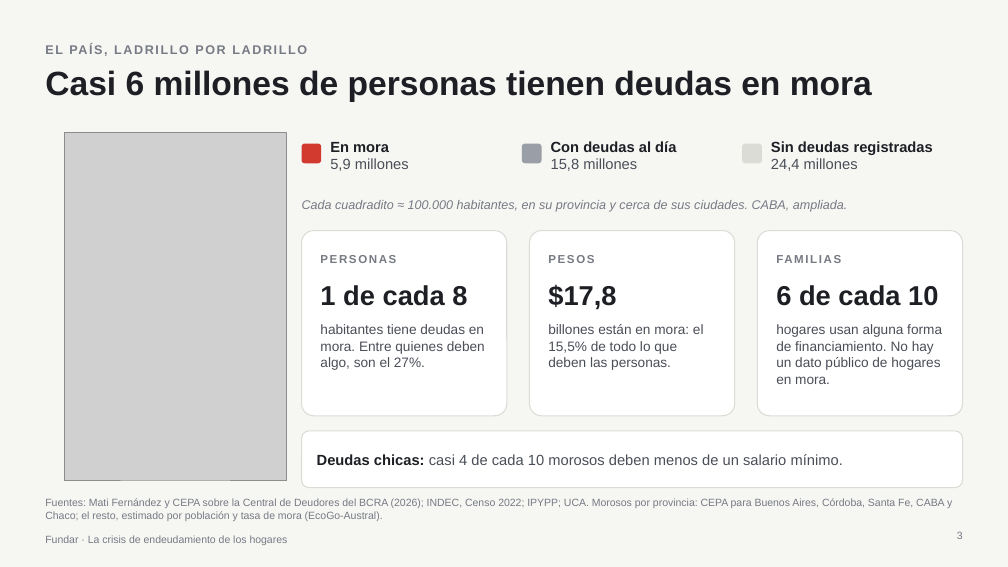
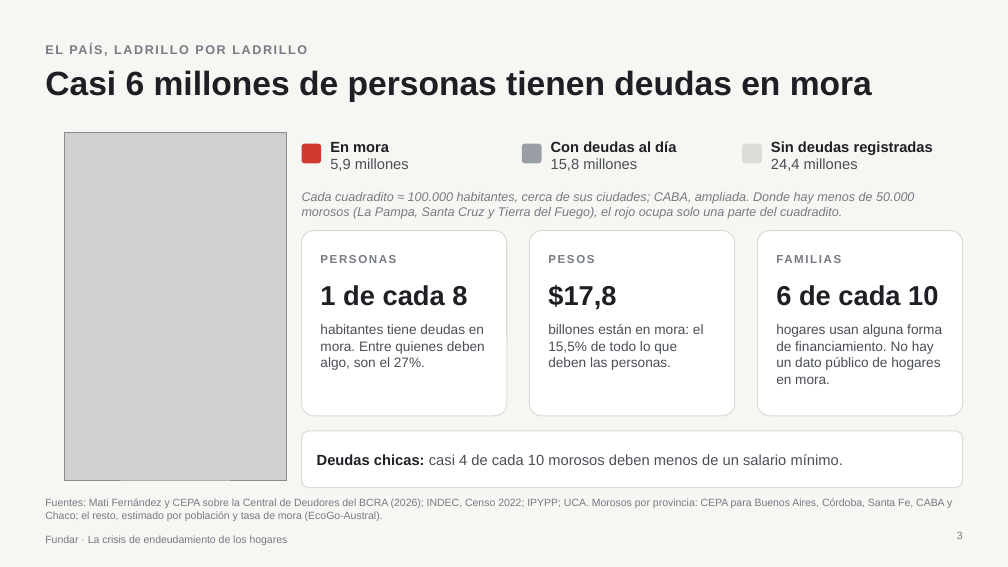
Before and after one commit to elibman36/precios-uber-aeropuertos, a slide deck: slide 3 of presentaciones/crisis_fundar_ladrillos.pptx. Drawn at 1008x567 pixels with LibreOffice and Linux fonts; fonts in the diff are those of the drawing; grey boxes stand for pictures. Boxes give left, top, right and bottom in pixels: in the first picture for what was removed or moved away, otherwise in the second. Text is boxed around its words. In the diff, an @@ line names an element or a change of style, - is before the commit and + after.

```diff
--- a/presentaciones/crisis_fundar_ladrillos.pptx
+++ b/presentaciones/crisis_fundar_ladrillos.pptx
@@ text at (302, 192, 914, 219): text changed @@
-Cada cuadradito ≈ 100.000 habitantes, en su provincia y cerca de sus ciudades. CABA, ampliada.
+Cada cuadradito ≈ 100.000 habitantes, cerca de sus ciudades; CABA, ampliada. Donde hay menos de 50.000 morosos (La Pampa, Santa Cruz y Tierra del Fuego), el rojo ocupa solo una parte del cuadradito.
```
Also in this commit, not shown: 1 other file.
